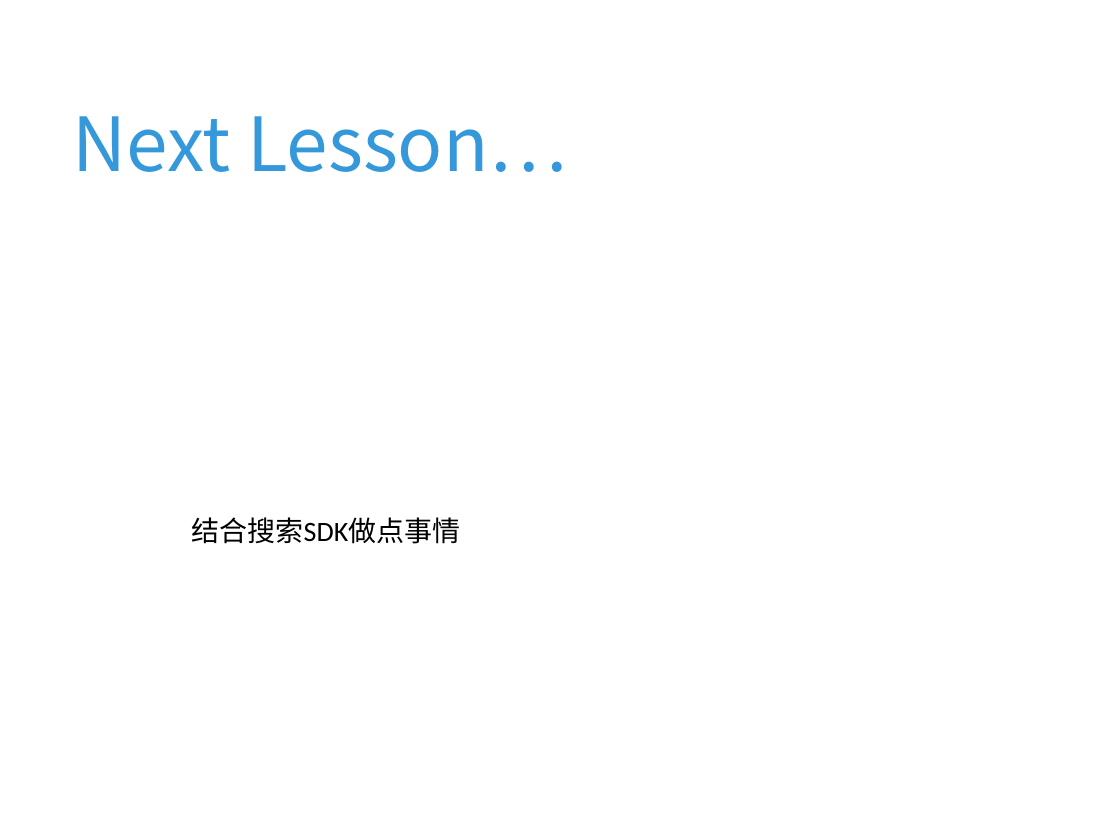
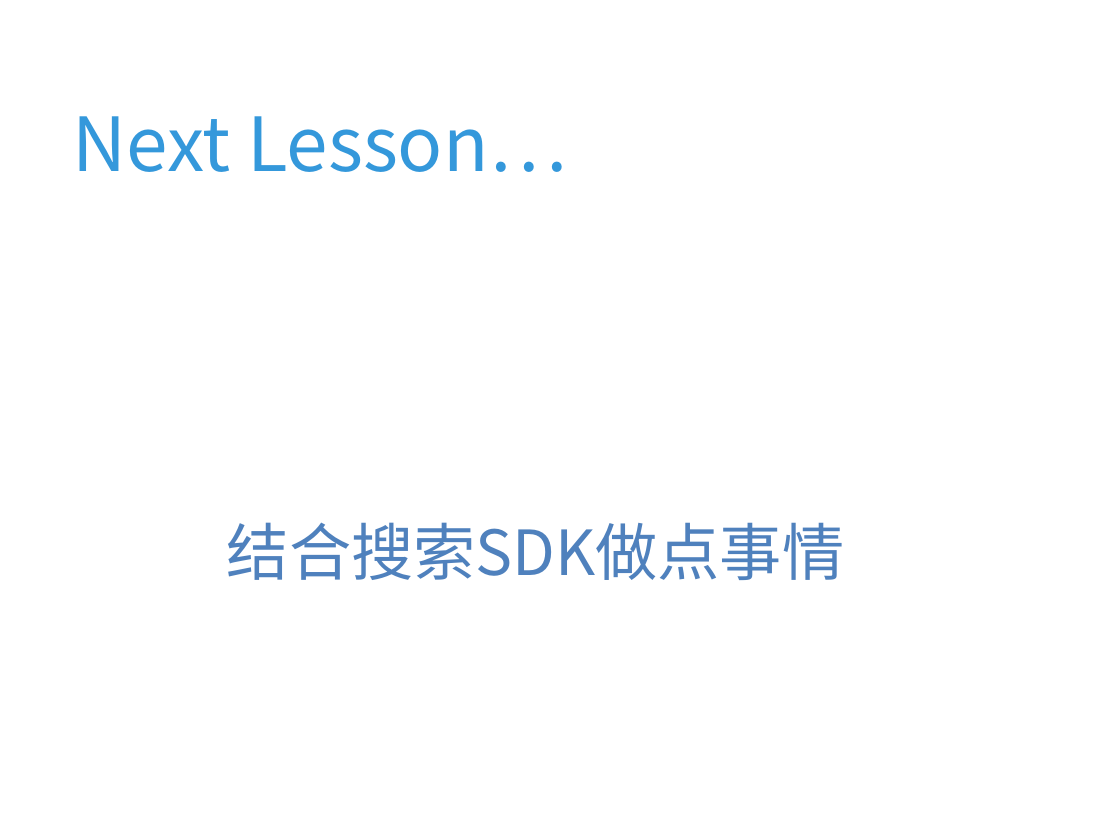
Before and after one commit to fifa0329/HelloAmap, a slide deck: slide 20 of 课程ppt/WP SDK开发指南1.pptx (slide 15 before the commit). Drawn at 1120x840 pixels with LibreOffice and Linux fonts; fonts in the diff are those of the drawing; background and template pictures are left out. Boxes give left, top, right and bottom in pixels: in the first picture for what was removed or moved away, otherwise in the second. Text is boxed around its words. In the diff, an @@ line names an element or a change of style, - is before the commit and + after.

```diff
--- a/课程ppt/WP SDK开发指南1.pptx
+++ b/课程ppt/WP SDK开发指南1.pptx
@@ text "结合搜索SDK做点事情": place and size @@
-text "结合搜索SDK做点事情" at (192, 517, 461, 544)
+text "结合搜索SDK做点事情" at (227, 522, 844, 580)
@@ text "结合搜索SDK做点事情" at (227, 522, 844, 580): size 18 to 40 pt, font Calibri to Noto Sans CJK SC, text colour #000000 to #4F81BD @@
```
Also in this commit, not shown: 5 other slides changed, 5 slides added, 3 other files.
